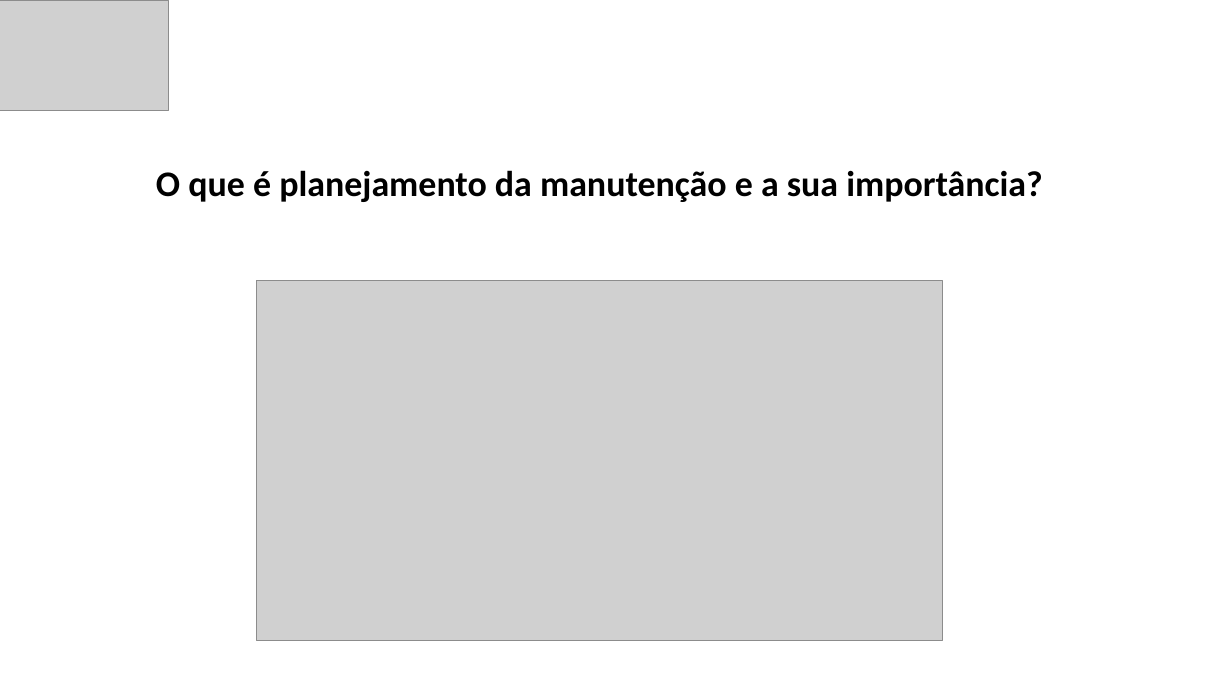
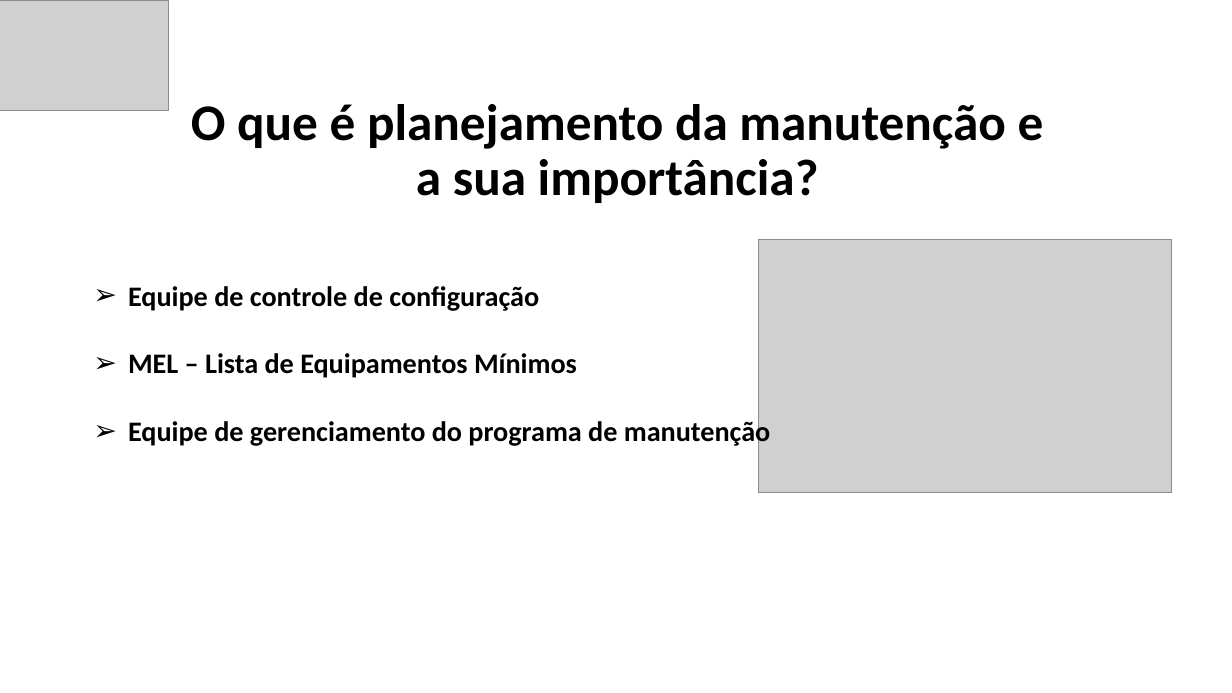
Before and after one commit to leonardopazzini/FATEC-PROJETO-INTEGRADOR-1-SEMESTRE, a slide deck: slide 2 of Projeto Integrador - Apresentação.pptx. Drawn at 1232x693 pixels with LibreOffice and Linux fonts; fonts in the diff are those of the drawing; grey boxes stand for pictures. Boxes give left, top, right and bottom in pixels: in the first picture for what was removed or moved away, otherwise in the second. Text is boxed around its words. In the diff, an @@ line names an element or a change of style, - is before the commit and + after.

```diff
--- a/Projeto Integrador - Apresentação.pptx
+++ b/Projeto Integrador - Apresentação.pptx
@@ subtitle "O que é planejamento da ...": place and size @@
-subtitle "O que é planejamento da ..." at box(156, 170, 1042, 202)
+subtitle "O que é planejamento da ..." at box(191, 104, 1044, 203)
@@ subtitle "O que é planejamento da ..." at box(191, 104, 1044, 203): size 28 to 40 pt @@
@@ picture: place and size @@
-picture at box(256, 281, 942, 640)
+picture at box(759, 239, 1173, 493)
@@ text added at box(128, 286, 771, 448), 22 pt, text #000000, bold @@
+➢ Equipe de controle de configuração
+➢ MEL – Lista de Equipamentos Mínimos
+➢ Equipe de gerenciamento do programa de manutenção
```
Also in this commit, not shown: 2 other slides changed, 2 slides added, 2 slides removed, 1 other file.
